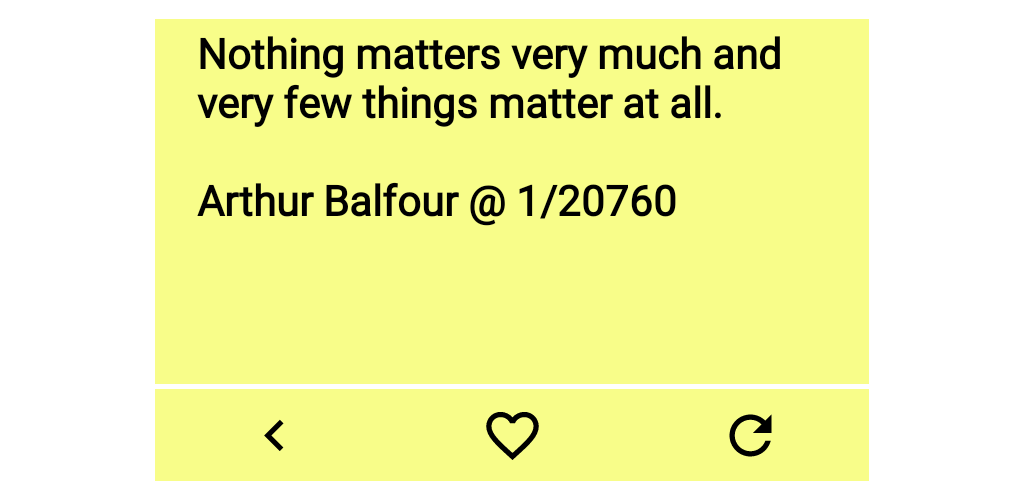
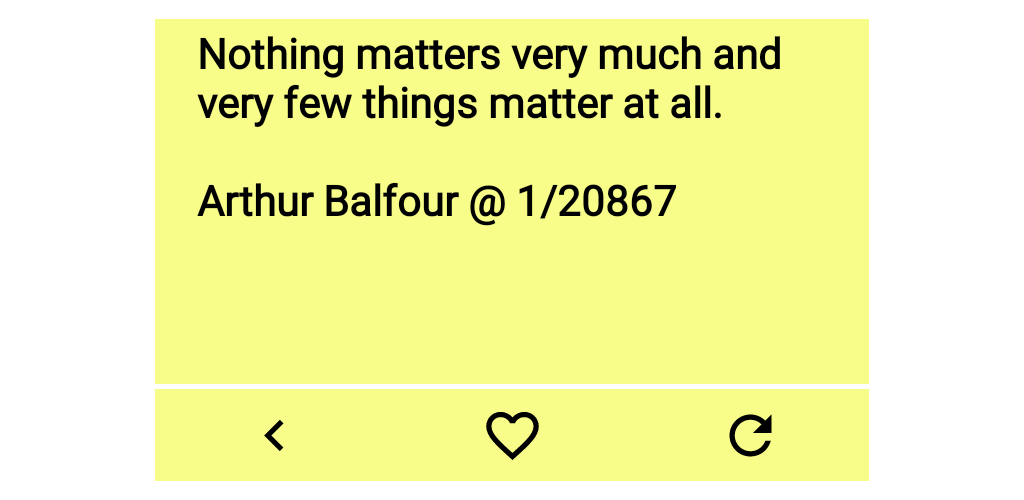
Before/after of a (1024, 500) layered artwork. What changed in the layer stack:
renamed "Quote__Unquote_ori_portrait.png" to "example_appwidget_preview.png", painted on it over (x1=606, y1=184, x2=676, y2=217)
